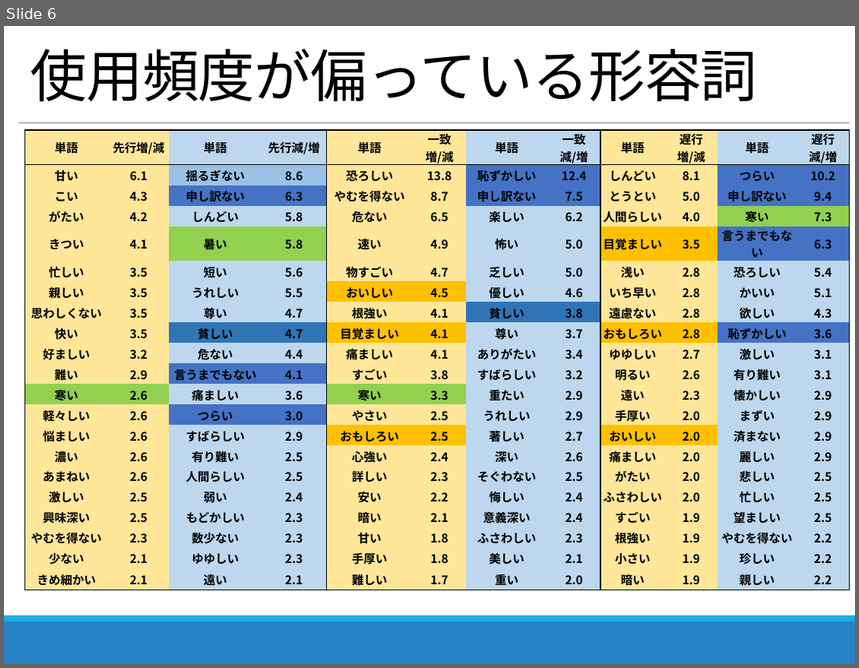
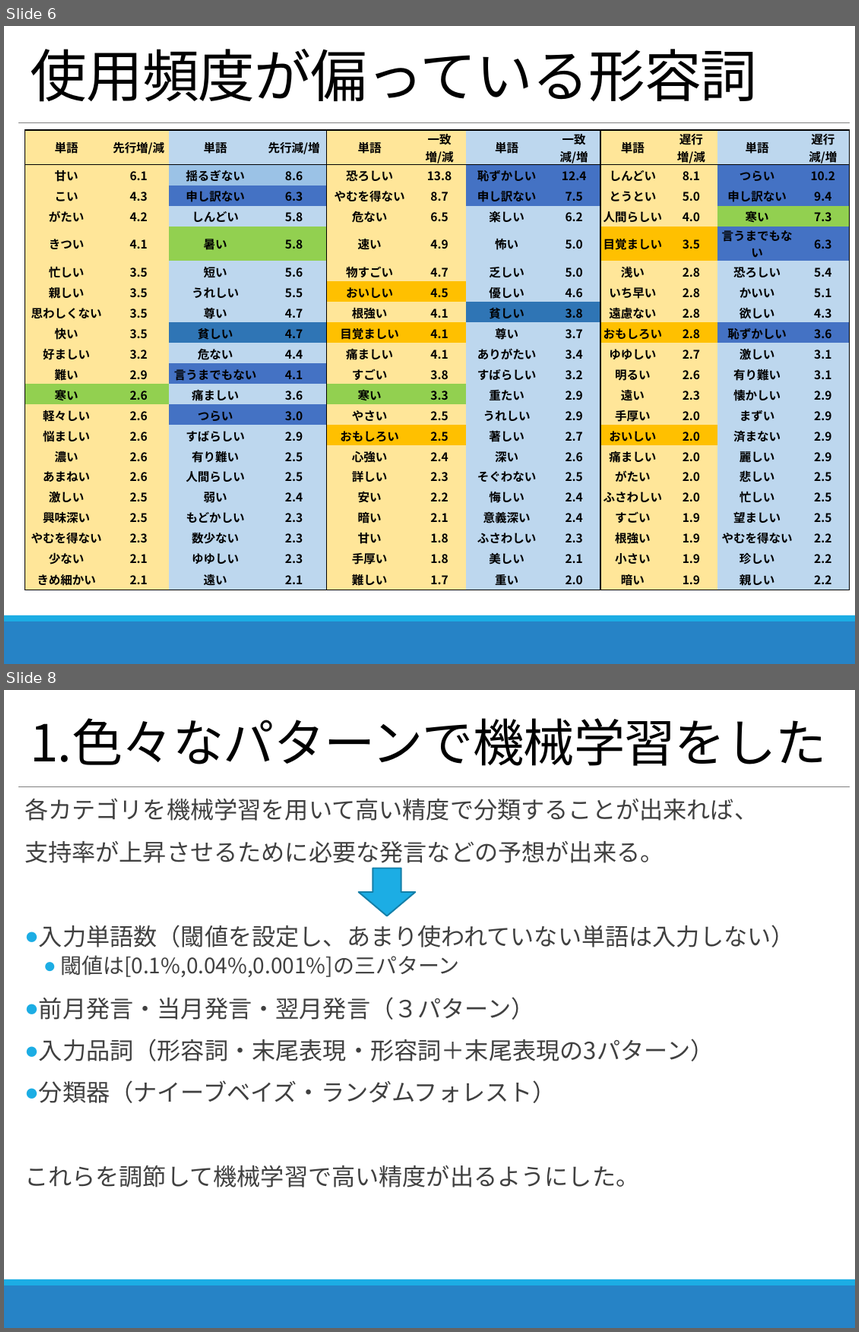
Before and after one commit to zerebom/amazon_sclapiing, a slide deck: 2018_11_07_進捗報告.pptx. Shown one above the other, each under a label of ours: slide 6 before the commit, slides 6 and 8 after it; the slides between them are not shown. The pictures are 859x668 and 859x1332 pixels, drawn with LibreOffice and Linux fonts; fonts in the diff are those of the drawing. Boxes give left, top, right and bottom in pixels: in the first picture for what was removed or moved away, otherwise in the second. Text is boxed around its words. In the diff, an @@ line names an element or a change of style, - is before the commit and + after.

```diff
--- a/2018_11_07_進捗報告.pptx
+++ b/2018_11_07_進捗報告.pptx
@@ slide 8 added at <box>4,690,855,1328</box>, background #FFFFFF; not listed: 3 template elements that a slide beside it also shows @@
@@ title added at <box>30,718,827,766</box>, 43.2 pt, text #000000 @@
+1.色々なパターンで機械学習をした
@@ text added at <box>25,798,795,1188</box>, 20 pt, text #404040 @@
+各カテゴリを機械学習を用いて高い精度で分類することが出来れば、
+支持率が上昇させるために必要な発言などの予想が出来る。
+● 入力単語数（閾値を設定し、あまり使われていない単語は入力しない）
+  ● 閾値は[0.1%,0.04%,0.001%]の三パターン
+● 前月発言・当月発言・翌月発言（３パターン）
+● 入力品詞（形容詞・末尾表現・形容詞＋末尾表現の3パターン）
+● 分類器（ナイーブベイズ・ランダムフォレスト）
+これらを調節して機械学習で高い精度が出るようにした。
@@ down arrow added at <box>359,868,416,916</box>, fill #1CADE4, outline #1580A9 1.25 pt @@
```
Also in this commit, not shown: 10 slides changed, 7 other slides added, 24 other files.
